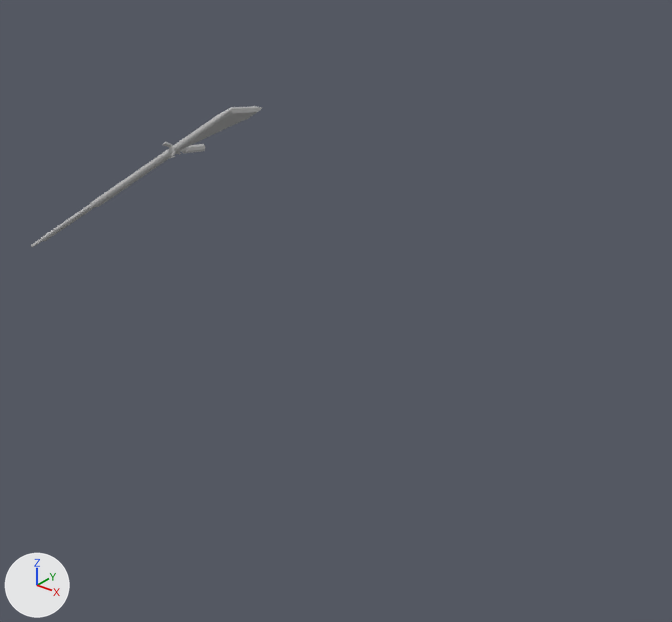
The FBX model Data/Models/Enemy/GunnerAnimation/Death.fbx: old version first, new version second.
Camera for both pictures: a 50 mm lens placed at (1.6, -2.23, 2.32), pointed at (-0.17, -0.02, 0.94). The lights are fixed; the arrows at lower left show +X, +Y and +Z. Where no turn or scale is listed for an object, it has been applied to the vertices.

In view in the first picture: 'gun'.
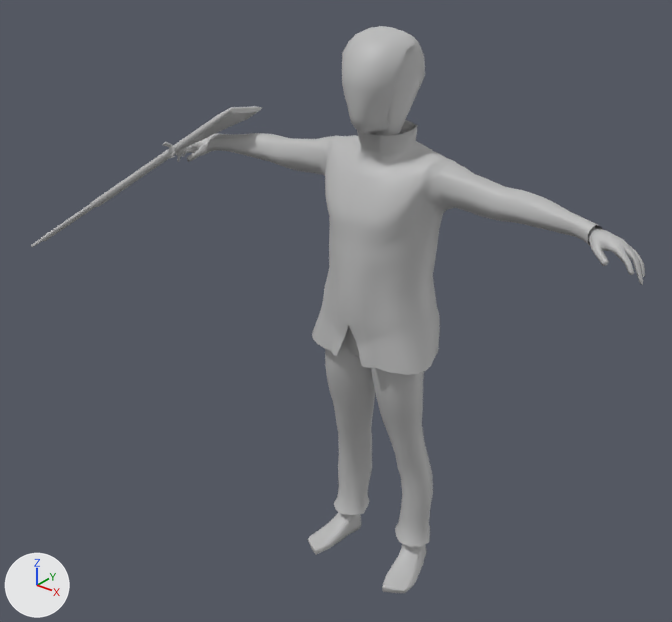
Pixel boxes [x1, y1, x2, y2] of what changed, in the pictures (672 x 622 px):
'human', now drawn
    after: [176, 26, 645, 593]

What the commit changed:
Mesh me_mesh_001_1 is new.
It has 2857 vertices, 2709 faces and spans x -85.0..86.0, y 0.0..189.0, z -15.0..18.0.
It uses material mat_lambert1 (grey #bcbcbc).
Object 'human' (ob_human) now shows me_mesh_001_1 instead of nothing.
Object 'human' (ob_human) moves from (0.005, -0.014, 0.943) to (0.0, 0.0, 0.0).
